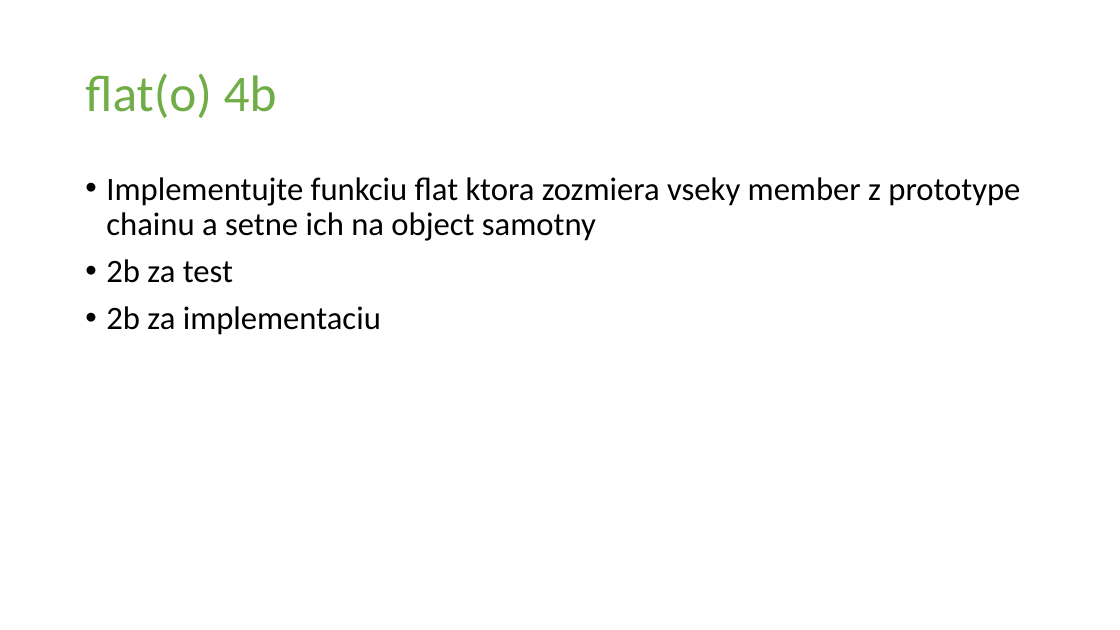
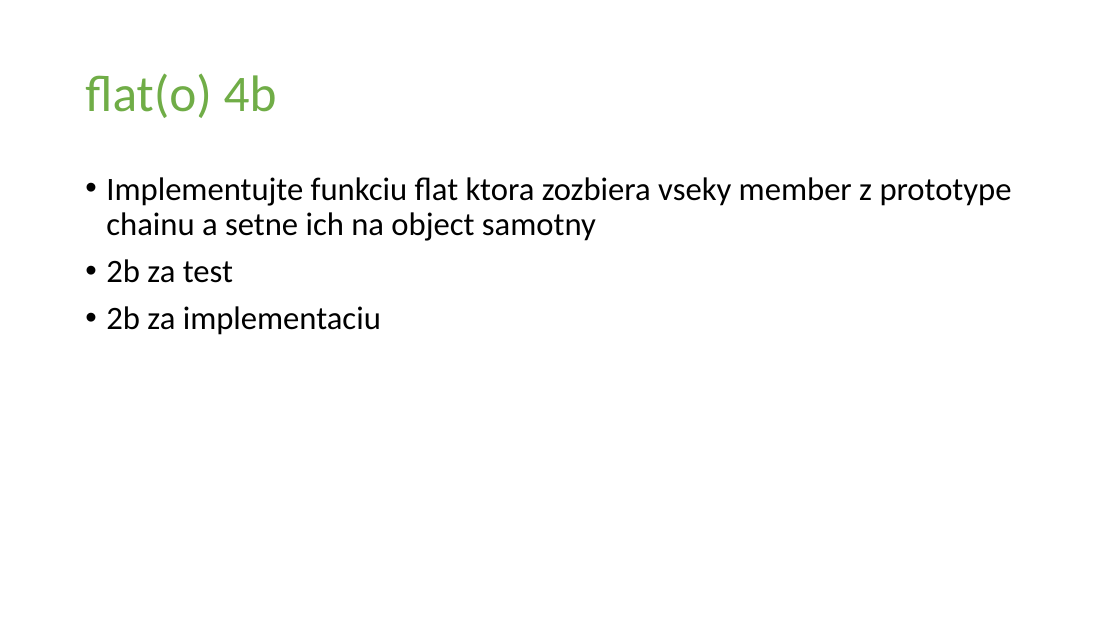
Before and after one commit to yimejky/wawjs, a slide deck: slide 3 of 03-cvicenie/03-cvicenie.pptx. Drawn at 1120x630 pixels with LibreOffice and Linux fonts; fonts in the diff are those of the drawing. Boxes give left, top, right and bottom in pixels: in the first picture for what was removed or moved away, otherwise in the second. Text is boxed around its words. In the diff, an @@ line names an element or a change of style, - is before the commit and + after.

Commit message:
opravene zadanie na zvicenie cislo 3

```diff
--- a/03-cvicenie/03-cvicenie.pptx
+++ b/03-cvicenie/03-cvicenie.pptx
@@ text at [106,177,1012,241]: text changed @@
-• Implementujte funkciu flat ktora zozmiera vseky member z prototype chainu a setne ich na object samotny
+• Implementujte funkciu flat ktora zozbiera vseky member z prototype chainu a setne ich na object samotny
```
